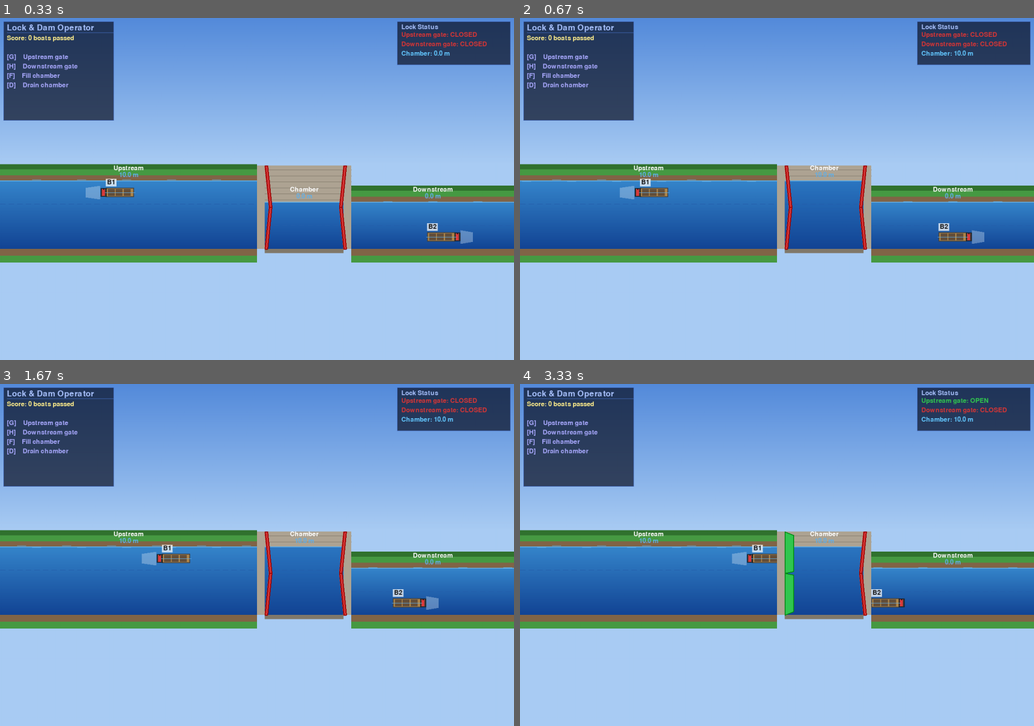
Above: before the commit, frames 1-4 (two rows, left to right).
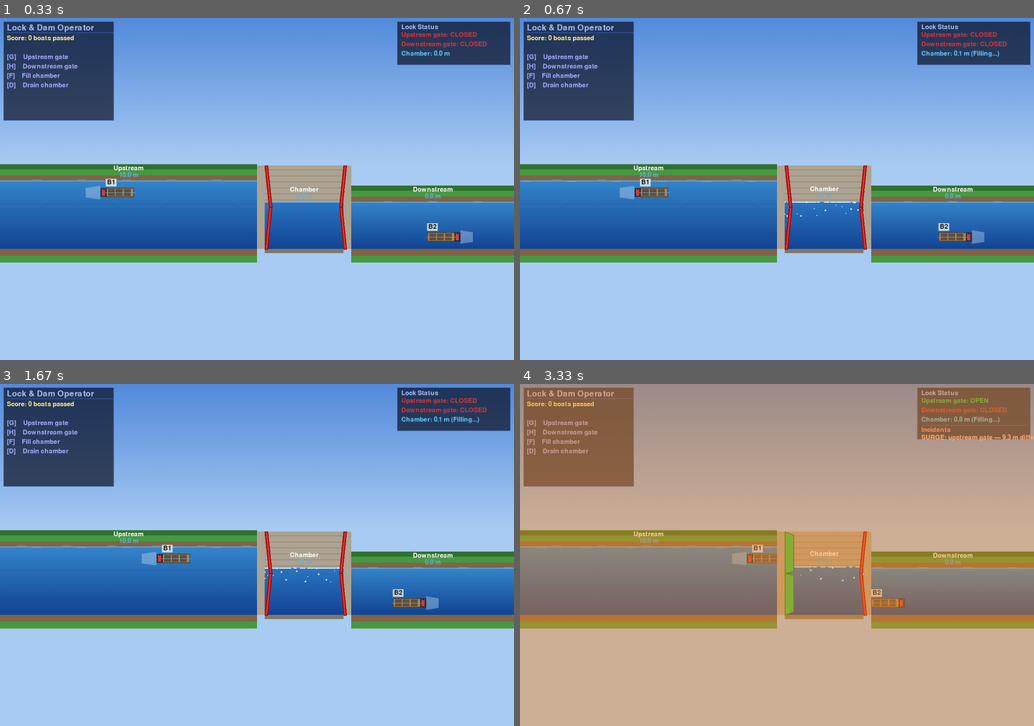
Above: after the commit, the same moments.

Repository: roadwarrior99/lock-simulator
Game: pygame game, started from game.py
The game is run twice, just before and just after one commit, with the same random seed, the same clock (stepped at 60 frames per second) and the same inputs.
Inputs:
- Up to frame 1 (0.33 s): no input
- Up to frame 2 (0.67 s): tap F at 0.33 s
- Up to frame 3 (1.67 s): tap D at 0.67, 1 s; tap F at 1.4 s
- Up to frame 4 (3.33 s): tap F at 1.7, 1.9, 2.23, 2.53 s; tap G at 3.23 s

Frame 1 is identical in both runs. In frame 2, 1.1% of the frame differs, in the area x 51-94%, y 9-59%; in frame 3, 1.1%; in frame 4, 100%, in the area x 0-100%, y 0-100%.

Commit message:
filling animation

Diff:
--- a/game.py
+++ b/game.py
@@ -210,6 +210,24 @@
         pygame.draw.line(self.screen, self.WATER_SHIMMER,
                          (inner_x, lk_y), (inner_x + inner_w, lk_y), 2)
         self._lane_divider(inner_x, inner_w, lk_y)
+
+        # Turbulent water effects when filling or draining
+        if self.lock_dam.is_filling or self.lock_dam.is_draining:
+            t = self.time * 4
+            for i in range(20):
+                # Deterministic positions with oscillation
+                rx = (math.sin(i * 1.5 + t) * 0.5 + 0.5) * inner_w
+                ry = (math.cos(i * 2.3 + t * 0.7) * 0.5 + 0.5) * 35
+                bx = inner_x + int(rx)
+                by = lk_y + int(ry)
+                if by < self._water_bot_y:
+                    size = 1 + int(2 * (math.sin(t * 2 + i) * 0.5 + 0.5))
+                    pygame.draw.circle(self.screen, (220, 245, 255), (bx, by), size)
+                # Extra white surface streaks
+                sx = inner_x + ( (i * 17 + t * 40) % inner_w )
+                sw = 10 + 5 * math.sin(i + t)
+                if lk_y < self._water_bot_y:
+                    pygame.draw.line(self.screen, (240, 250, 255), (sx, lk_y + 1), (sx + sw, lk_y + 1), 2)
 
         # Concrete cap and walls
         pygame.draw.rect(self.screen, self.CONCRETE,
@@ -635,9 +653,14 @@
             self.screen.blit(
                 self.fnt_sm.render(f"{label}: {'OPEN' if open_ else 'CLOSED'}", True, col),
                 (gx + 10, gy + 24 + gi * 22))
+        # Show fill/drain status
+        status_text = f"Chamber: {self.lock_dam.lock_chamber_level:.1f} m"
+        if self.lock_dam.is_filling:
+            status_text += " (Filling...)"
+        elif self.lock_dam.is_draining:
+            status_text += " (Draining...)"
         self.screen.blit(
-            self.fnt_sm.render(
-                f"Chamber: {self.lock_dam.lock_chamber_level:.1f} m", True, (100, 200, 255)),
+            self.fnt_sm.render(status_text, True, (100, 200, 255)),
             (gx + 10, gy + 68))
 
         if self.incidents:
@@ -724,6 +747,7 @@
             else:
                 running = self.handle_input()
                 self.time += 1 / 60
+                self.lock_dam.update(1 / 60)
                 self._spawn_if_needed()
                 self._update_agents()
 
--- a/lock_and_dam.py
+++ b/lock_and_dam.py
@@ -8,20 +8,37 @@
         self.is_draining = False
         self.upstream_gates_open = False
         self.downstream_gates_open = False
+        self.fill_rate = 0.4  # m/s
 
     def fill_chamber(self):
-        """Fill lock chamber to upstream level"""
-        if not self.is_draining:
-            self.is_filling = True
-            self.lock_chamber_level = self.upstream_level
-            self.is_filling = False
+        """Start filling lock chamber to upstream level"""
+        self.is_filling = True
+        self.is_draining = False
 
     def drain_chamber(self):
-        """Drain lock chamber to downstream level"""
-        if not self.is_filling:
-            self.is_draining = True
-            self.lock_chamber_level = self.downstream_level
-            self.is_draining = False
+        """Start draining lock chamber to downstream level"""
+        self.is_draining = True
+        self.is_filling = False
+
+    def update(self, dt):
+        """Gradually change water level if filling or draining."""
+        if self.is_filling:
+            if self.lock_chamber_level < self.upstream_level:
+                self.lock_chamber_level += self.fill_rate * dt
+                if self.lock_chamber_level >= self.upstream_level:
+                    self.lock_chamber_level = self.upstream_level
+                    self.is_filling = False
+            else:
+                self.is_filling = False
+
+        if self.is_draining:
+            if self.lock_chamber_level > self.downstream_level:
+                self.lock_chamber_level -= self.fill_rate * dt
+                if self.lock_chamber_level <= self.downstream_level:
+                    self.lock_chamber_level = self.downstream_level
+                    self.is_draining = False
+            else:
+                self.is_draining = False
 
     def open_upstream_gates(self):
         """Open upstream gates"""
